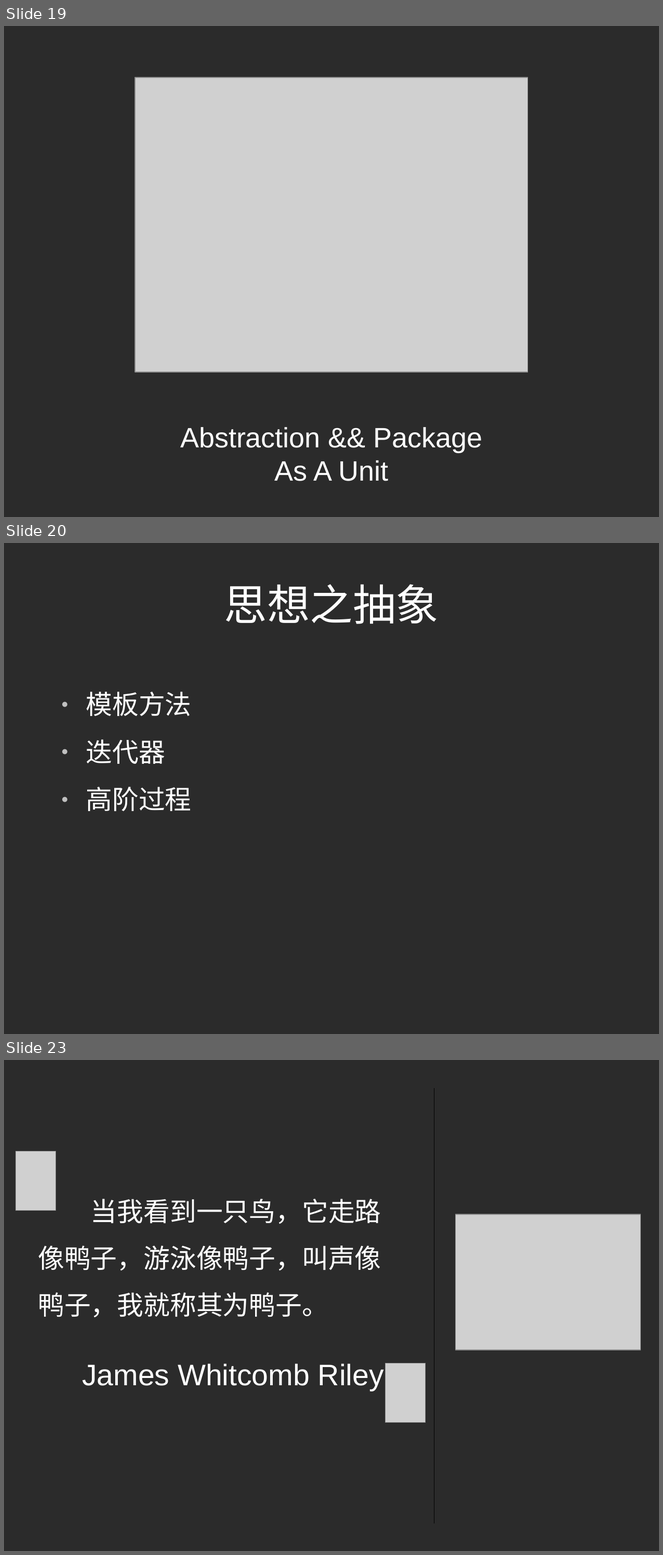
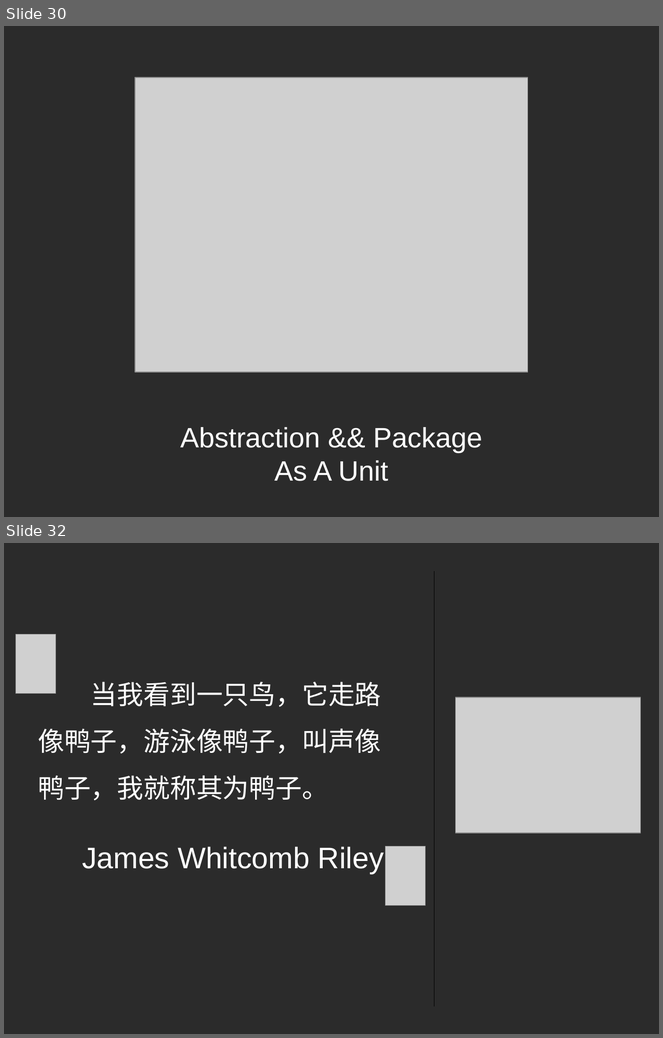
Before and after one commit to yltpsd/inftik, a slide deck: lec1/ProThinking-Abstraciton.odp. Shown one above the other, each under a label of ours: slides 19, 20 and 23 before the commit, slides 30 and 32 after it; the slides between them are not shown. The pictures are 663x1555 and 663x1038 pixels, drawn with LibreOffice and Linux fonts; fonts in the diff are those of the drawing; grey boxes stand for pictures; background and template pictures are left out; a plain dark background stands for a picture behind light text. Boxes give left, top, right and bottom in pixels: in the first picture for what was removed or moved away, otherwise in the second. Text is boxed around its words. In the diff, an @@ line names an element or a change of style, - is before the commit and + after.

```diff
--- a/lec1/ProThinking-Abstraciton.odp
+++ b/lec1/ProThinking-Abstraciton.odp
@@ slide 20 removed at (4, 543, 659, 1034), background picture (left out) @@
@@ title removed at (224, 584, 439, 624) @@
-思想之抽象
@@ text removed at (86, 692, 191, 811) @@
-● 模板方法
-● 迭代器
-● 高阶过程
@@ what was slide 19 is now slide 30 @@
@@ what was slide 23 is now slide 32 @@
```
Also in this commit, not shown: 4 slides changed, 11 slides added, 1 other slide removed, 55 other files.
